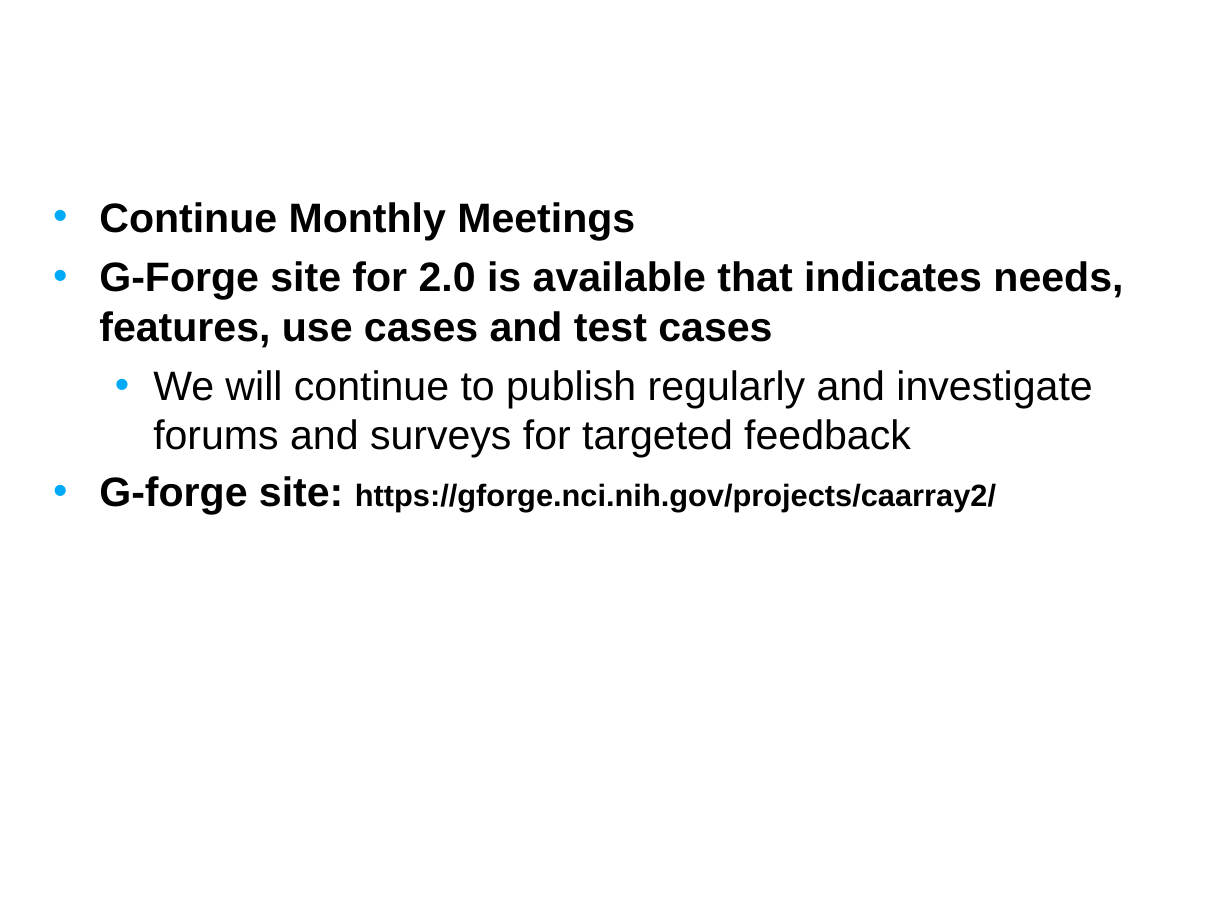
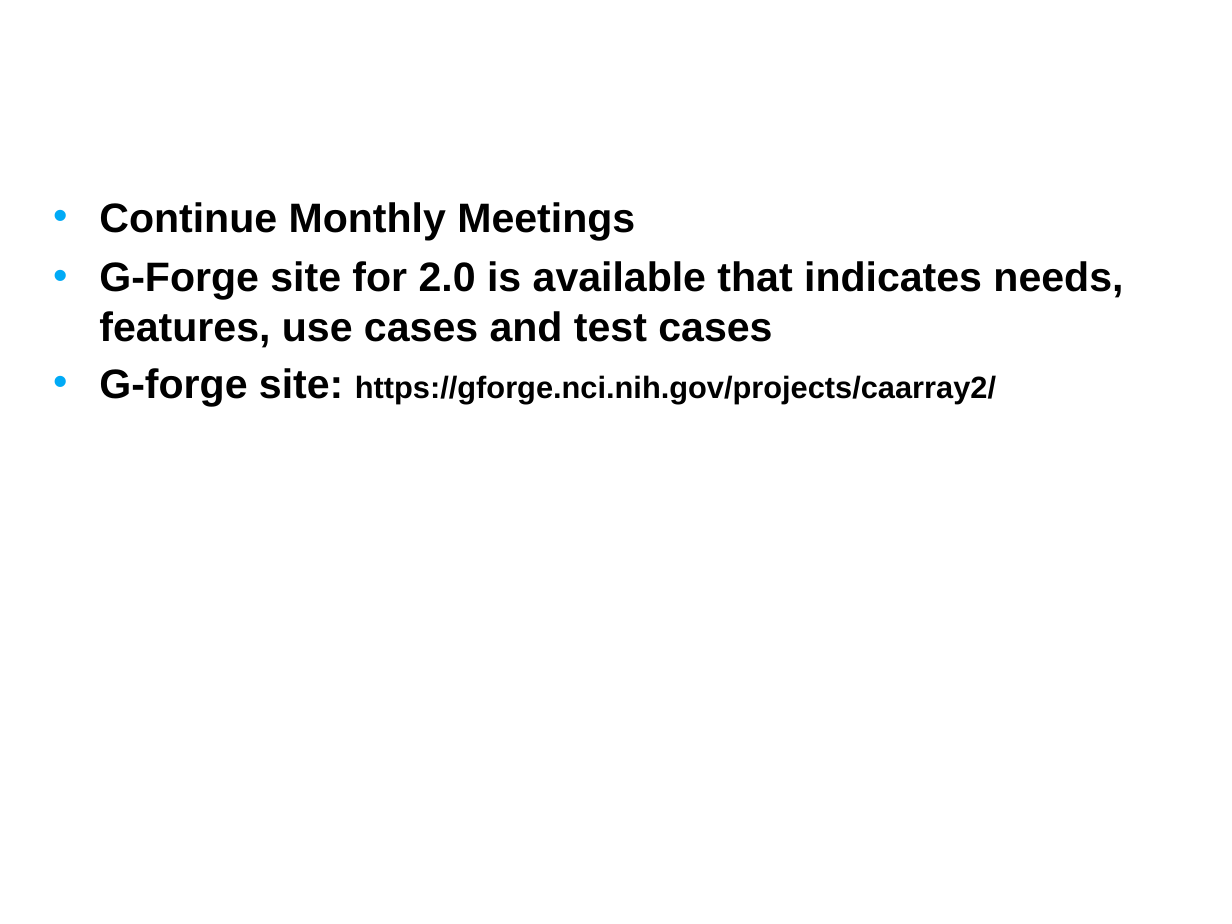
Before and after one commit to NCIP/caarray-docs, a slide deck: slide 10 of project_management/open_meetings/caArray User Community Meeting Nov28.ppt (slide 20 before the commit). Drawn at 1232x924 pixels with LibreOffice and Linux fonts; fonts in the diff are those of the drawing; background and template pictures are left out. Boxes give left, top, right and bottom in pixels: in the first picture for what was removed or moved away, otherwise in the second. Text is boxed around its words. In the diff, an @@ line names an element or a change of style, - is before the commit and + after.

```diff
--- a/project_management/open_meetings/caArray User Community Meeting Nov28.ppt
+++ b/project_management/open_meetings/caArray User Community Meeting Nov28.ppt
@@ text at (153, 370, 1092, 458): paragraph removed @@
-  • We will continue to publish regularly and investigate forums and surveys for targeted feedback
```
Also in this commit, not shown: 4 other slides changed, 4 slides added, 14 slides removed.
